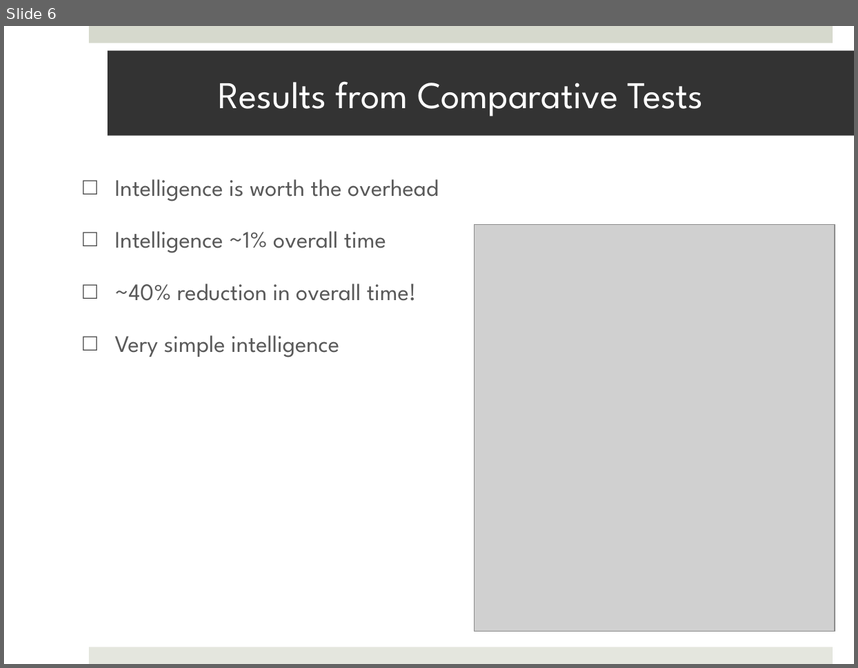
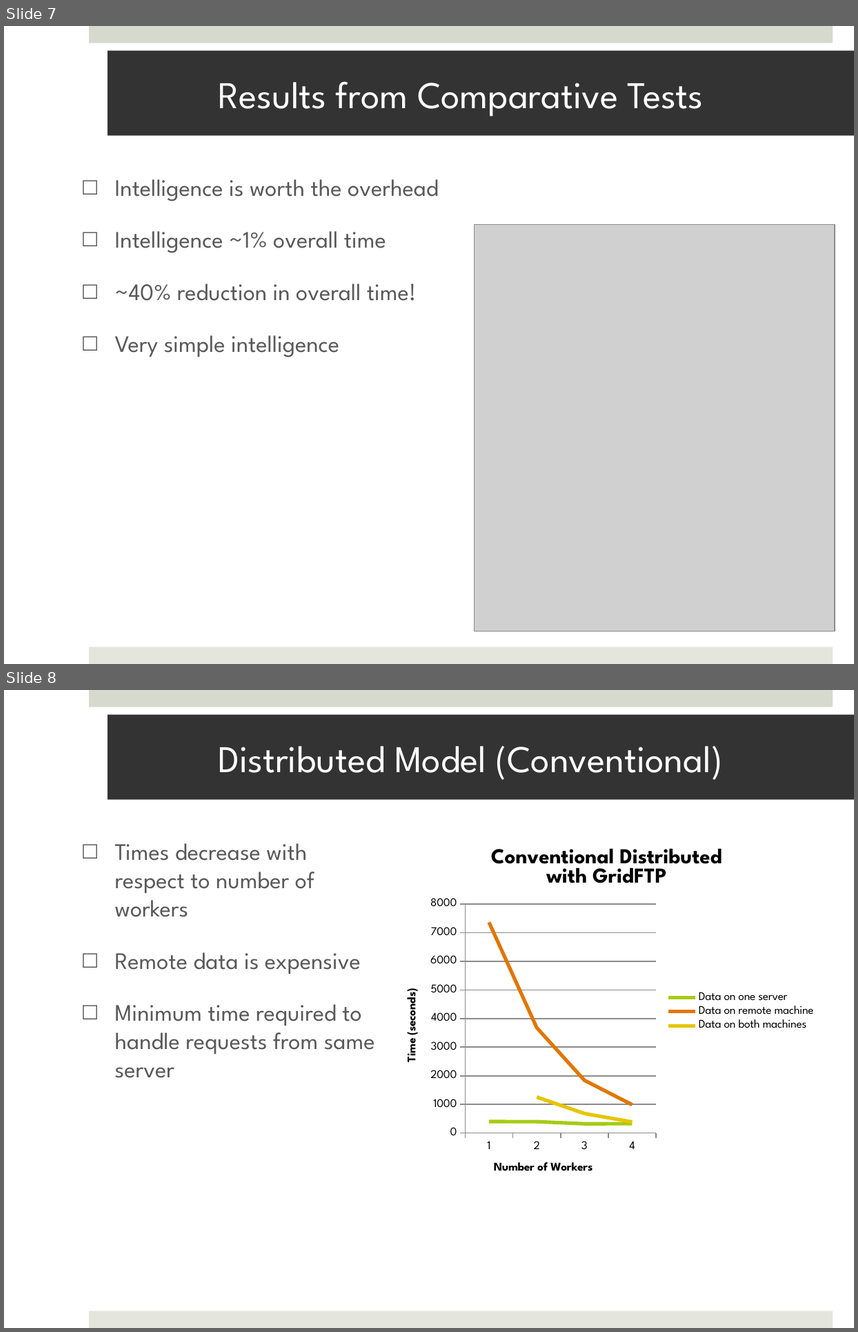
Before and after one commit to saga-project/saga-cpp-legacy-projects, a slide deck: papers/data_intensive/eScience09/RoyalSocietyPresentation.pptx. Shown one above the other, each under a label of ours: slide 6 before the commit, slides 7 and 8 after it. The pictures are 858x668 and 858x1332 pixels, drawn with LibreOffice and Linux fonts; fonts in the diff are those of the drawing; grey boxes stand for pictures; background and template pictures are left out. Boxes give left, top, right and bottom in pixels: in the first picture for what was removed or moved away, otherwise in the second. Text is boxed around its words. In the diff, an @@ line names an element or a change of style, - is before the commit and + after.

```diff
--- a/papers/data_intensive/eScience09/RoyalSocietyPresentation.pptx
+++ b/papers/data_intensive/eScience09/RoyalSocietyPresentation.pptx
@@ slide 8 added at [4, 690, 854, 1328], background #FFFFFF; not listed: 2 template elements that a slide beside it also shows @@
@@ title added at [107, 715, 854, 800], fill #333333, 32 pt, text #FFFFFF @@
+Distributed Model (Conventional)
@@ line chart added at [389, 832, 824, 1191] @@
+title "Conventional Distributed with GridFTP"
+categories: 1, 2, 3, 4
+Data on one server: 400, 400, 300, 300
+Data on remote machine: 7400, 3700, 1800, 1000
+Data on both machines: -, 1300, 700, 400
@@ text added at [115, 843, 375, 1078], 20 pt, text #595959 @@
+□ Times decrease with respect to number of workers
+□ Remote data is expensive
+□ Minimum time required to handle requests from same server
@@ what was slide 6 is now slide 7 @@
```
Also in this commit, not shown: 8 slides changed, 4 other slides added, 2 slides removed, 1 other file.
